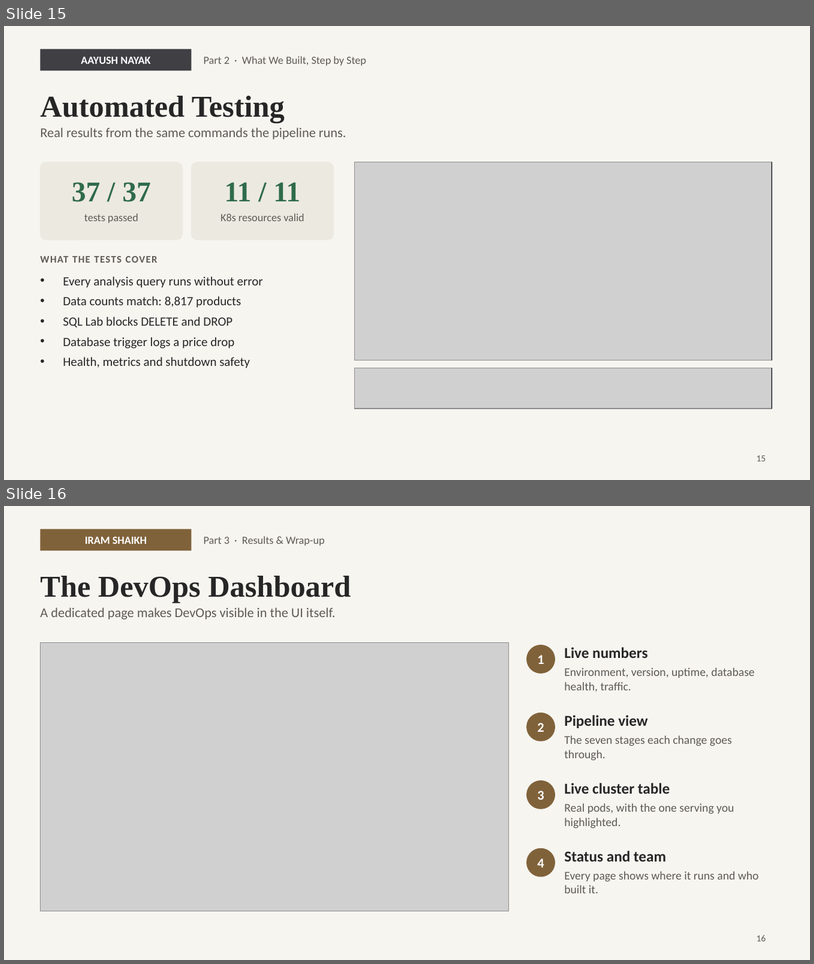
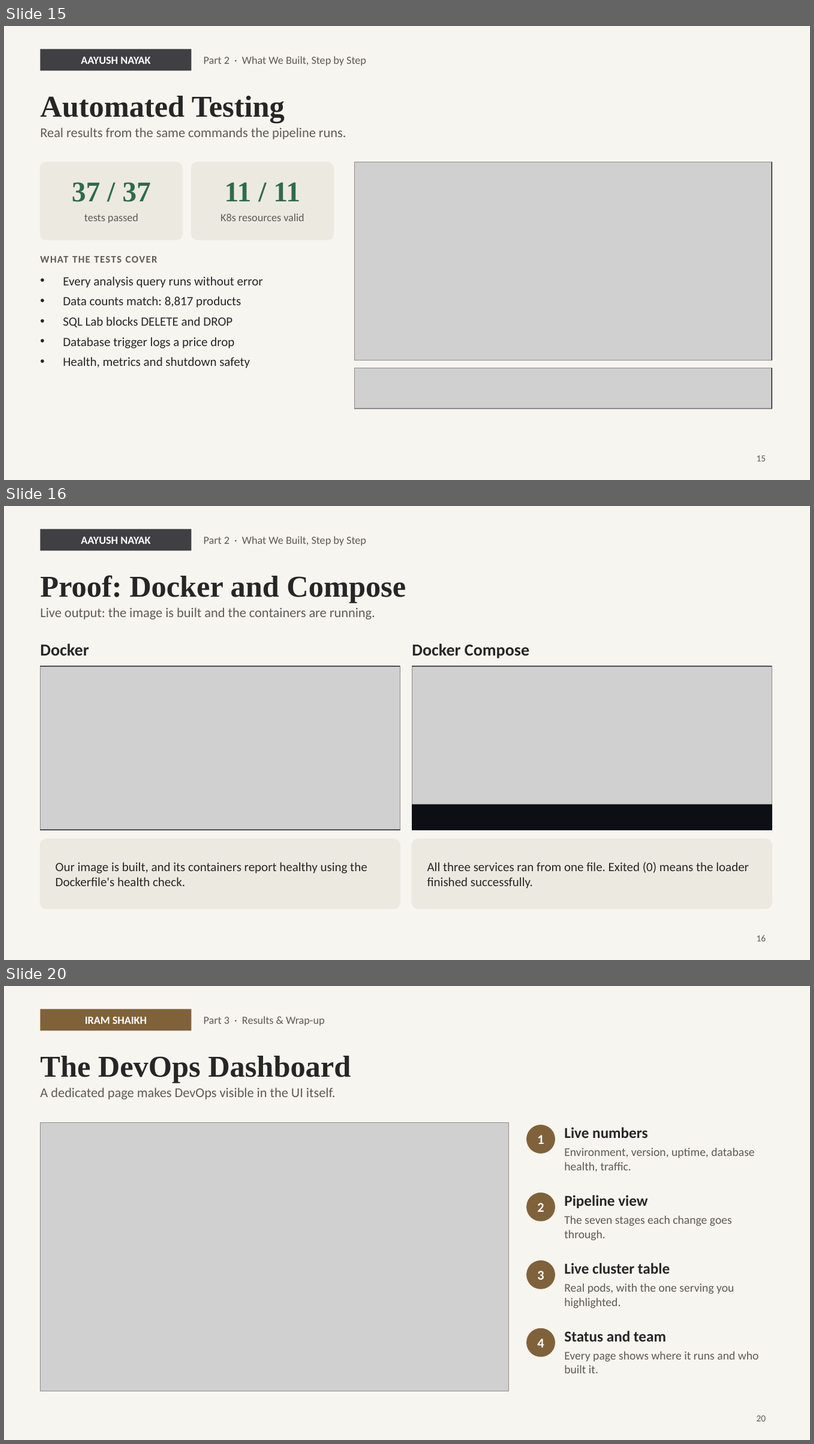
Before and after one commit to aayushhn123/Devops_Project_Sem_11, a slide deck: presentation/PriceScope_DevOps_Presentation.pptx. Shown one above the other, each under a label of ours: slides 15 and 16 before the commit, slides 15, 16 and 20 after it; the slides between them are not shown. The pictures are 814x964 and 814x1444 pixels, drawn with LibreOffice and Linux fonts; fonts in the diff are those of the drawing; grey boxes stand for pictures; background and template pictures are left out. Boxes give left, top, right and bottom in pixels: in the first picture for what was removed or moved away, otherwise in the second. Text is boxed around its words. In the diff, an @@ line names an element or a change of style, - is before the commit and + after.

```diff
--- a/presentation/PriceScope_DevOps_Presentation.pptx
+++ b/presentation/PriceScope_DevOps_Presentation.pptx
@@ slide 16 added at bbox=[4, 506, 810, 960], background #F6F5F0; not listed: 3 template elements that a slide beside it also shows @@
@@ title added at bbox=[40, 575, 406, 603], 36 pt, text #262626, bold @@
+Proof: Docker and Compose
@@ text added at bbox=[40, 607, 375, 619], 16 pt, text #5E5A55 @@
+Live output: the image is built and the containers are running.
@@ text added at bbox=[40, 643, 89, 655], 20 pt, text #262626, bold @@
+Docker
@@ text added at bbox=[412, 643, 530, 658], 20 pt, text #262626, bold @@
+Docker Compose
@@ rectangle added at bbox=[40, 666, 400, 829], fill #0C0F16, outline #0C0F16 1 pt @@
@@ picture added at bbox=[40, 666, 400, 829] @@
@@ rectangle added at bbox=[413, 666, 772, 829], fill #0C0F16, outline #0C0F16 1 pt @@
@@ picture added at bbox=[413, 666, 772, 804] @@
@@ rounded rectangle added at bbox=[40, 839, 400, 908], fill #ECE9E1, outline #ECE9E1 1 pt @@
@@ rounded rectangle added at bbox=[413, 839, 772, 908], fill #ECE9E1, outline #ECE9E1 1 pt @@
@@ text added at bbox=[56, 862, 367, 886], 15 pt, text #262626 @@
+Our image is built, and its containers report healthy using the Dockerfile's health check.
@@ text added at bbox=[428, 862, 749, 888], 15 pt, text #262626 @@
+All three services ran from one file. Exited (0) means the loader finished successfully.
@@ page number added at bbox=[757, 934, 767, 941], 11 pt, text #5E5A55 @@
+16
@@ what was slide 16 is now slide 20 @@
@@ page number at bbox=[757, 1415, 767, 1421]: text changed @@
-16
+20
```
Also in this commit, not shown: 4 slides changed, 3 other slides added, 11 other files.
